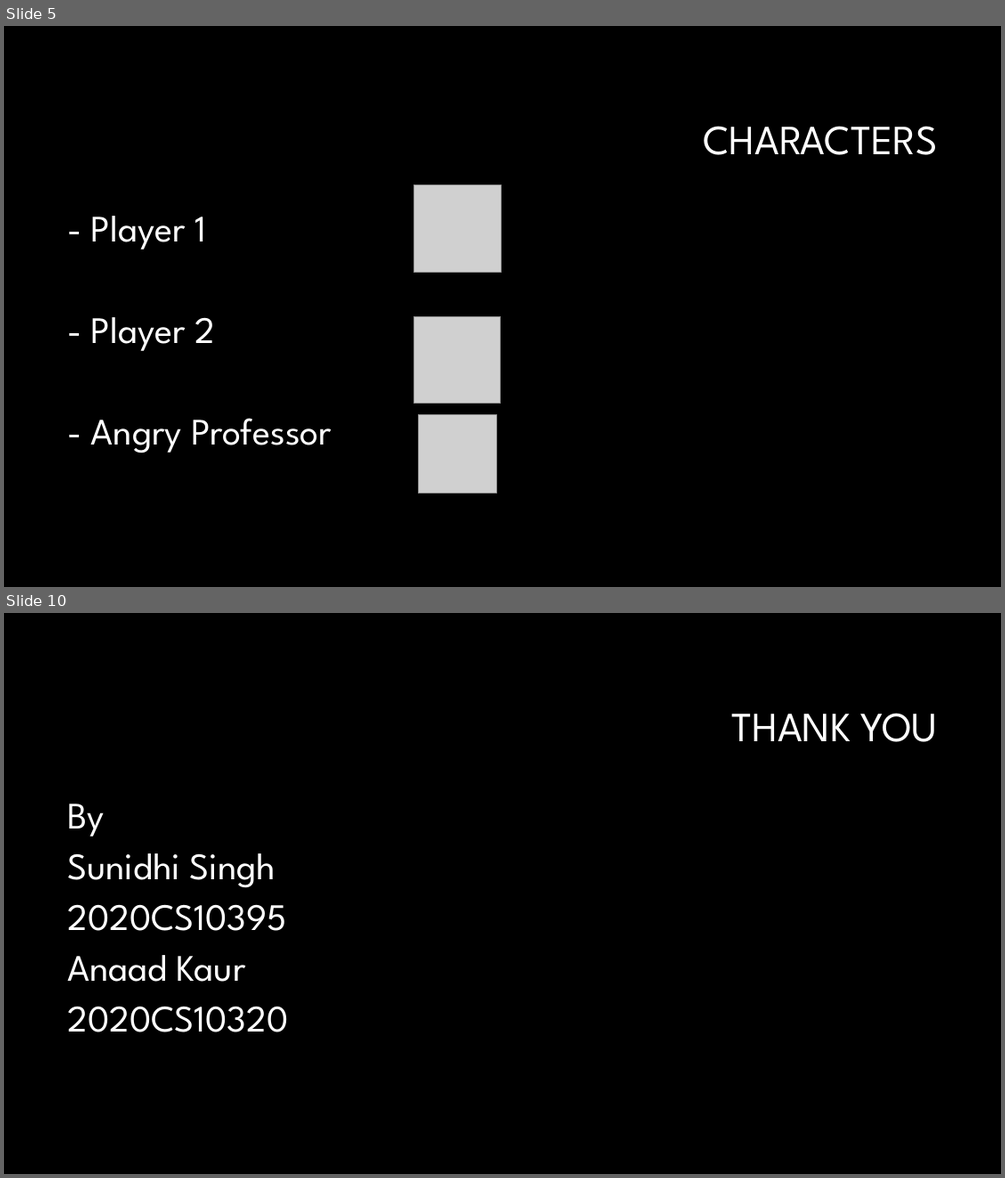
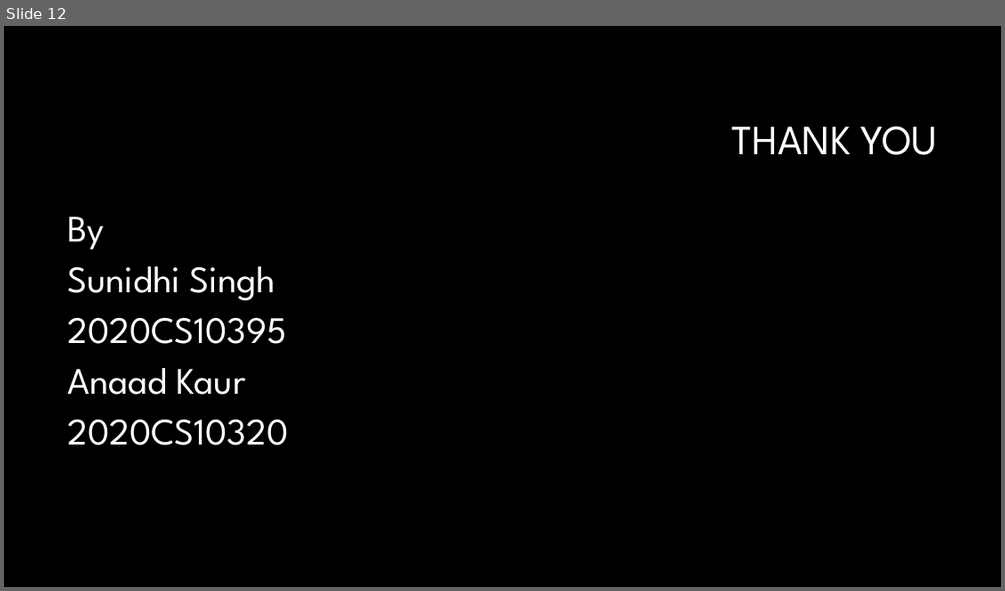
Before and after one commit to DeEpThOuGhT2020/SDL_2PlayerGame, a slide deck: Presentation.pptx. Shown one above the other, each under a label of ours: slides 5 and 10 before the commit, slide 12 after it; the slides between them are not shown. The pictures are 1005x1178 and 1005x591 pixels, drawn with LibreOffice and Linux fonts; fonts in the diff are those of the drawing; grey boxes stand for pictures; background and template pictures are left out. Boxes give left, top, right and bottom in pixels: in the first picture for what was removed or moved away, otherwise in the second. Text is boxed around its words. In the diff, an @@ line names an element or a change of style, - is before the commit and + after.

```diff
--- a/Presentation.pptx
+++ b/Presentation.pptx
@@ slide 5 removed at [4, 26, 1001, 587], background #000000 @@
@@ title removed at [703, 126, 937, 155] @@
-CHARACTERS
@@ picture removed at [413, 185, 501, 272] @@
@@ text removed at [91, 216, 332, 453] @@
-- Player 1
-- Player 2
-- Angry Professor
@@ picture removed at [413, 316, 501, 402] @@
@@ picture removed at [418, 415, 497, 493] @@
@@ what was slide 10 is now slide 12 @@
```
Also in this commit, not shown: 4 slides changed, 7 slides added, 4 other slides removed.
